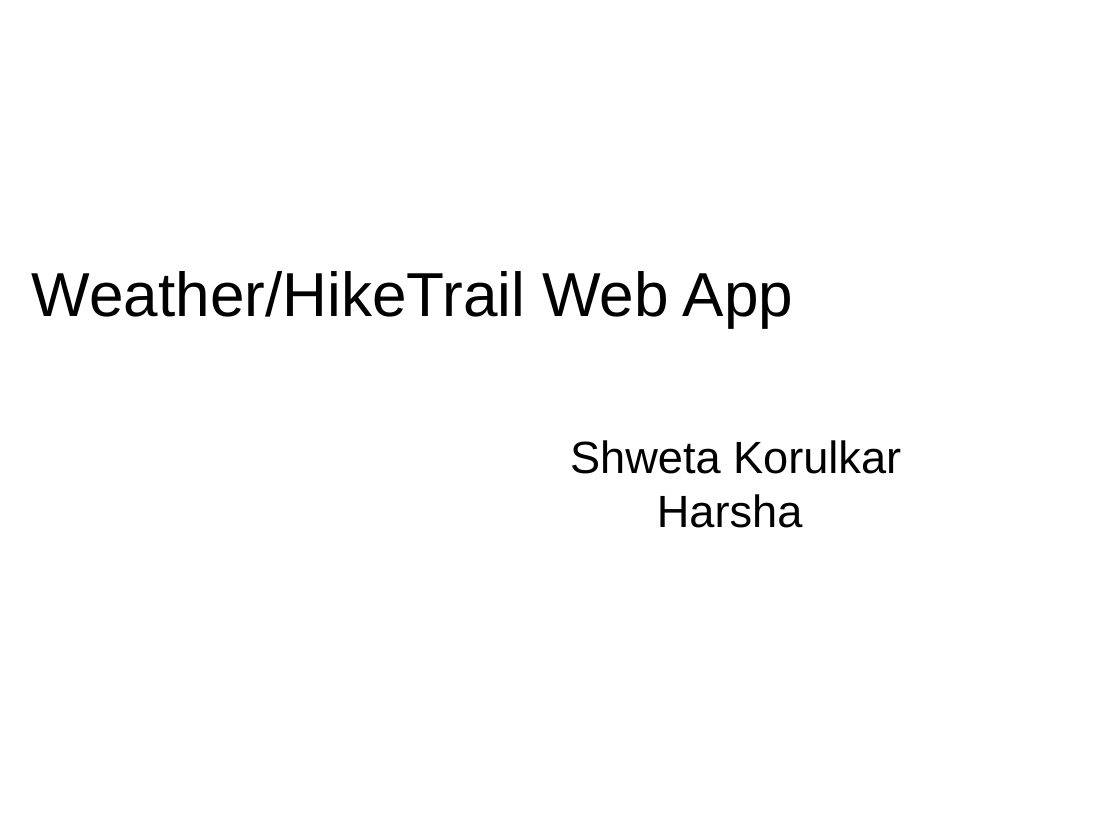
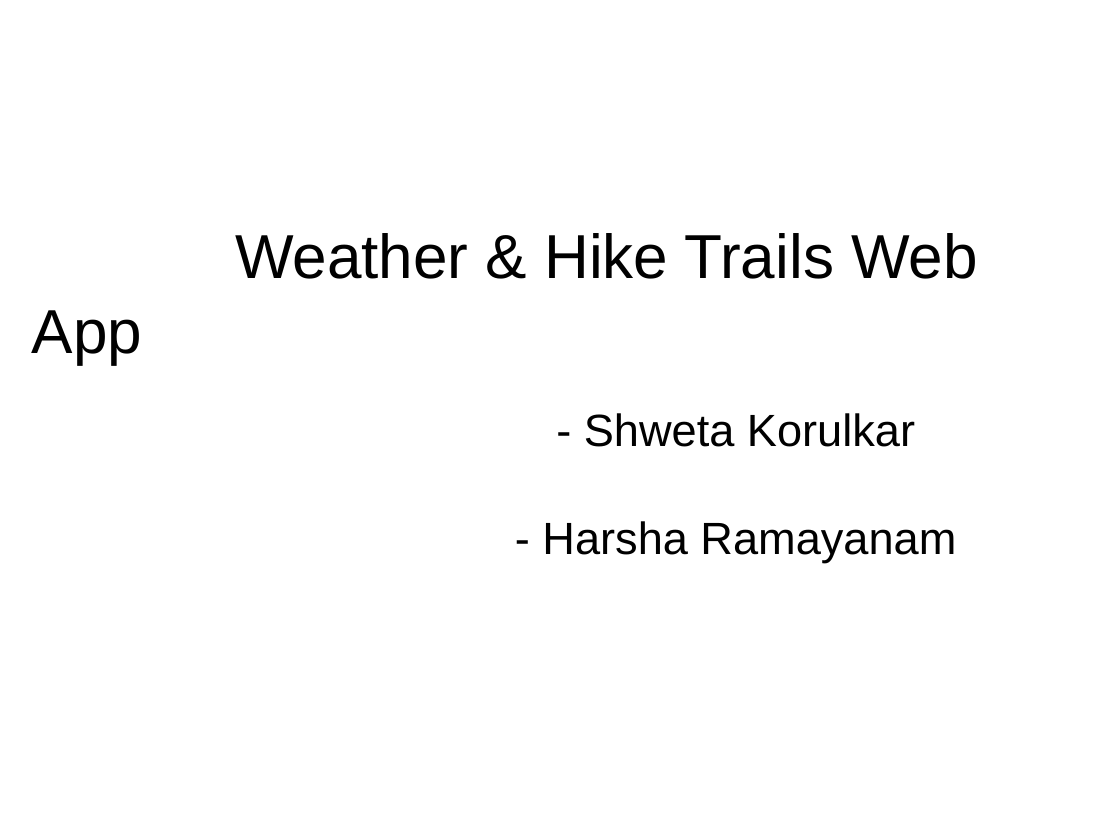
Before and after one commit to HarshaRamayanam/webdev-project, a slide deck: slide 1 of project_presentation.pptx. Drawn at 1120x840 pixels with LibreOffice and Linux fonts; fonts in the diff are those of the drawing; background and template pictures are left out. Boxes give left, top, right and bottom in pixels: in the first picture for what was removed or moved away, otherwise in the second. Text is boxed around its words. In the diff, an @@ line names an element or a change of style, - is before the commit and + after.

Commit message:
presentation slides

```diff
--- a/project_presentation.pptx
+++ b/project_presentation.pptx
@@ text at (x1=32, y1=233, x2=978, y2=364): text changed @@
-Weather/HikeTrail Web App
+Weather & Hike Trails Web App
@@ text at (x1=542, y1=413, x2=956, y2=563): text changed @@
-Shweta Korulkar
-Harsha
+- Shweta Korulkar
+- Harsha Ramayanam
```
Also in this commit, not shown: 8 slides added, 1 slide removed.
